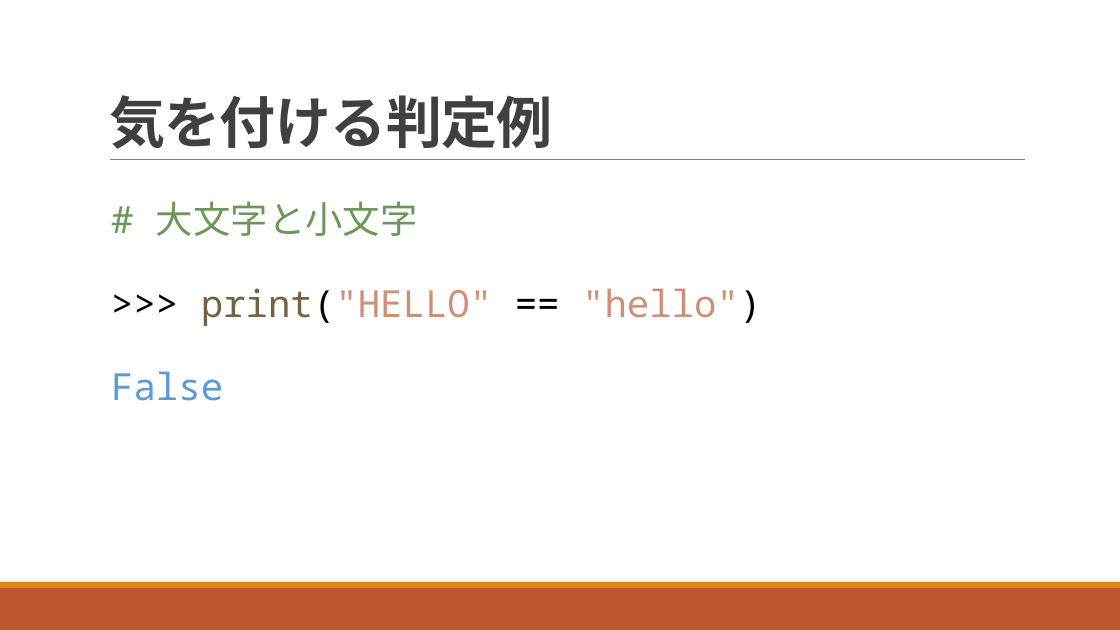
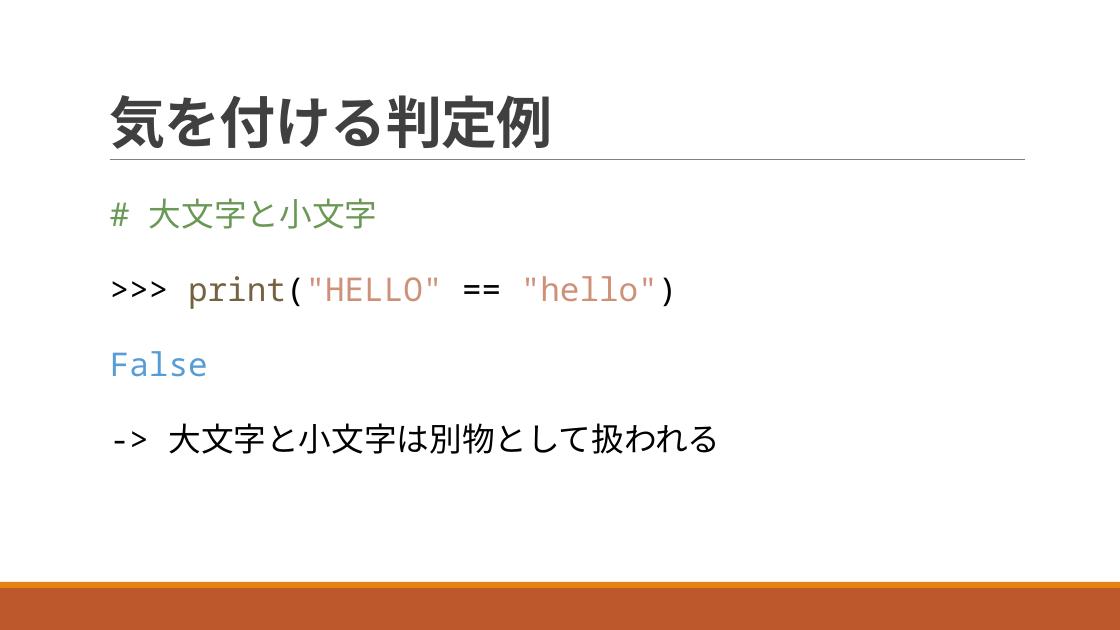
Before and after one commit to navy1634/Teach, a slide deck: slide 41 of 20230711/unit03.pptx (slide 35 before the commit). Drawn at 1120x630 pixels with LibreOffice and Linux fonts; fonts in the diff are those of the drawing. Boxes give left, top, right and bottom in pixels: in the first picture for what was removed or moved away, otherwise in the second. Text is boxed around its words. In the diff, an @@ line names an element or a change of style, - is before the commit and + after.

```diff
--- a/20230711/unit03.pptx
+++ b/20230711/unit03.pptx
@@ text at (110, 198, 678, 377): size 32 to 28 pt in "# 大文字と小文字", ">>> print("HELLO" == "hello")", "False" @@
@@ text at (169, 423, 721, 454): paragraph added @@
+  -> 大文字と小文字は別物として扱われる
```
Also in this commit, not shown: 31 other slides changed, 14 slides added, 4 slides removed, 1 other file.
